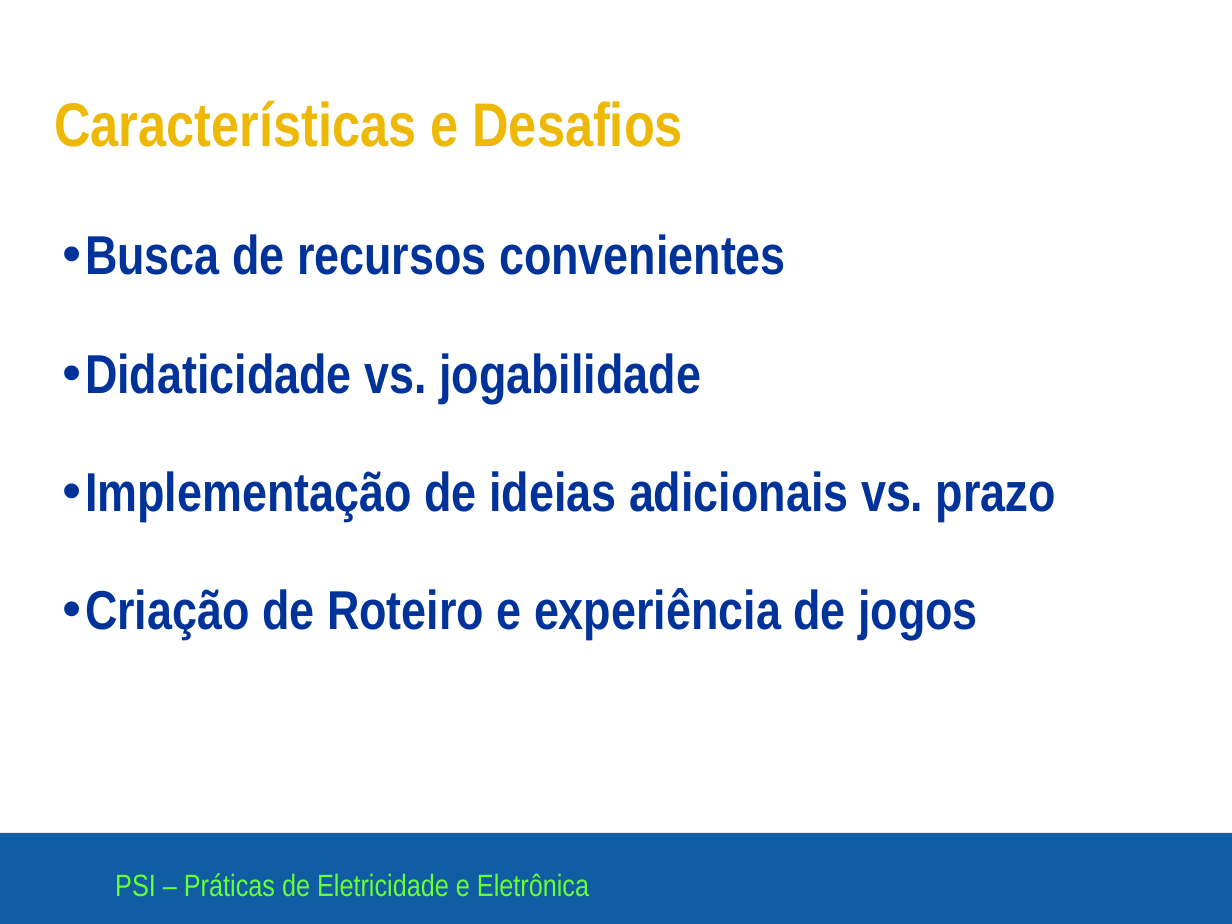
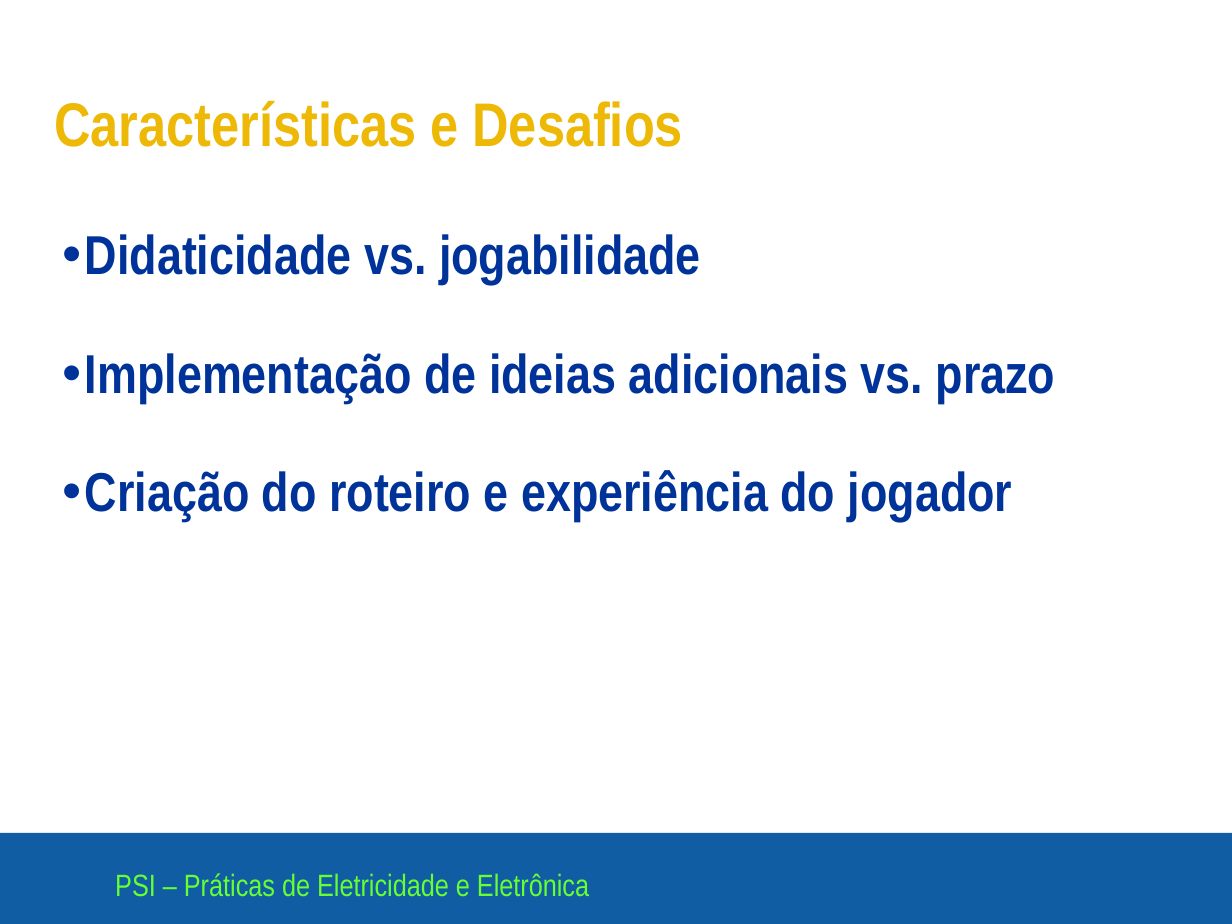
Before and after one commit to rafaelimai/Circuito-RLM, a slide deck: slide 5 of Apresentações de Slide e Documentação/Apresentação 1 - 97-2003.ppt. Drawn at 1232x924 pixels with LibreOffice and Linux fonts; fonts in the diff are those of the drawing; background and template pictures are left out. Boxes give left, top, right and bottom in pixels: in the first picture for what was removed or moved away, otherwise in the second. Text is boxed around its words. In the diff, an @@ line names an element or a change of style, - is before the commit and + after.

```diff
--- a/Apresentações de Slide e Documentação/Apresentação 1 - 97-2003.ppt
+++ b/Apresentações de Slide e Documentação/Apresentação 1 - 97-2003.ppt
@@ text at (x1=85, y1=234, x2=786, y2=275): paragraph removed @@
-• Busca de recursos convenientes
@@ text at (x1=85, y1=234, x2=1056, y2=403): indent changed @@
@@ text at (x1=85, y1=470, x2=1013, y2=521): text changed @@
-• Criação de Roteiro e experiência de jogos
+• Criação do roteiro e experiência do jogador
```
Also in this commit, not shown: 4 other slides changed.
